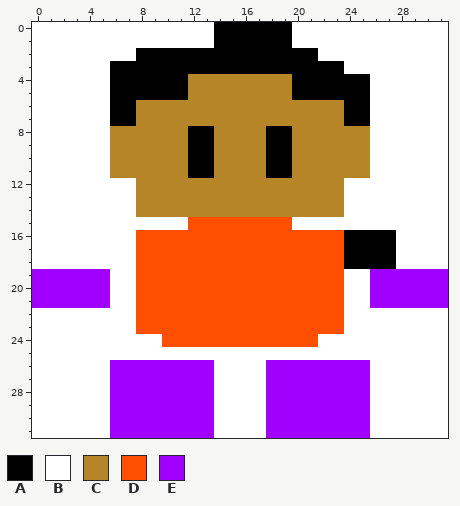
File history of a pixel-art sprite, ComecaDeNovo/img/Sprites personagens/Vini_32x32.png. Above is the file before it was changed.
The file is 32x32 pixels.
Palette (. is transparent): A #000000  B #ffffff  C #b68527  D #ff4f00  E #a100ff
Once edited:
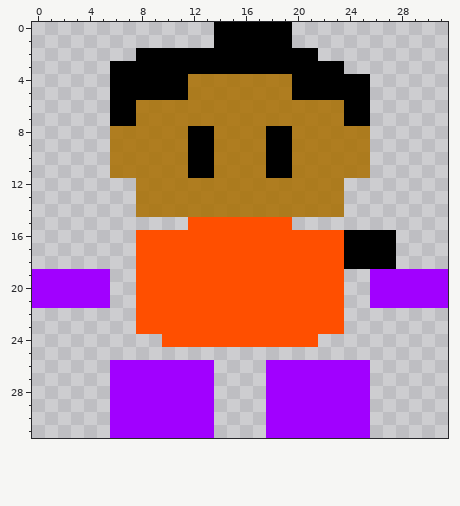
The exact change:
@@ palette @@
-C #b68527
+C #a96f00d8
@@ x 0..31 @@
- 0 BBBBBBBBBBBBBBAAAAAABBBBBBBBBBBB
- 1 BBBBBBBBBBBBBBAAAAAABBBBBBBBBBBB
- 2 BBBBBBBBAAAAAAAAAAAAAABBBBBBBBBB
- 3 BBBBBBAAAAAAAAAAAAAAAAAABBBBBBBB
- 4 BBBBBBAAAAAACCCCCCCCAAAAAABBBBBB
- 5 BBBBBBAAAAAACCCCCCCCAAAAAABBBBBB
- 6 BBBBBBAACCCCCCCCCCCCCCCCAABBBBBB
- 7 BBBBBBAACCCCCCCCCCCCCCCCAABBBBBB
- 8 BBBBBBCCCCCCAACCCCAACCCCCCBBBBBB
- 9 BBBBBBCCCCCCAACCCCAACCCCCCBBBBBB
-10 BBBBBBCCCCCCAACCCCAACCCCCCBBBBBB
-11 BBBBBBCCCCCCAACCCCAACCCCCCBBBBBB
-12 BBBBBBBBCCCCCCCCCCCCCCCCBBBBBBBB
-13 BBBBBBBBCCCCCCCCCCCCCCCCBBBBBBBB
-14 BBBBBBBBCCCCCCCCCCCCCCCCBBBBBBBB
-15 BBBBBBBBBBBBDDDDDDDDBBBBBBBBBBBB
-16 BBBBBBBBDDDDDDDDDDDDDDDDAAAABBBB
-17 BBBBBBBBDDDDDDDDDDDDDDDDAAAABBBB
-18 BBBBBBBBDDDDDDDDDDDDDDDDAAAABBBB
-19 EEEEEEBBDDDDDDDDDDDDDDDDBBEEEEEE
-20 EEEEEEBBDDDDDDDDDDDDDDDDBBEEEEEE
-21 EEEEEEBBDDDDDDDDDDDDDDDDBBEEEEEE
-22 BBBBBBBBDDDDDDDDDDDDDDDDBBBBBBBB
-23 BBBBBBBBDDDDDDDDDDDDDDDDBBBBBBBB
-24 BBBBBBBBBBDDDDDDDDDDDDBBBBBBBBBB
-25 BBBBBBBBBBBBBBBBBBBBBBBBBBBBBBBB
-26 BBBBBBEEEEEEEEBBBBEEEEEEEEBBBBBB
-27 BBBBBBEEEEEEEEBBBBEEEEEEEEBBBBBB
-28 BBBBBBEEEEEEEEBBBBEEEEEEEEBBBBBB
-29 BBBBBBEEEEEEEEBBBBEEEEEEEEBBBBBB
-30 BBBBBBEEEEEEEEBBBBEEEEEEEEBBBBBB
-31 BBBBBBEEEEEEEEBBBBEEEEEEEEBBBBBB
+ 0 ..............AAAAAA............
+ 1 ..............AAAAAA............
+ 2 ........AAAAAAAAAAAAAA..........
+ 3 ......AAAAAAAAAAAAAAAAAA........
+ 4 ......AAAAAACCCCCCCCAAAAAA......
+ 5 ......AAAAAACCCCCCCCAAAAAA......
+ 6 ......AACCCCCCCCCCCCCCCCAA......
+ 7 ......AACCCCCCCCCCCCCCCCAA......
+ 8 ......CCCCCCAACCCCAACCCCCC......
+ 9 ......CCCCCCAACCCCAACCCCCC......
+10 ......CCCCCCAACCCCAACCCCCC......
+11 ......CCCCCCAACCCCAACCCCCC......
+12 ........CCCCCCCCCCCCCCCC........
+13 ........CCCCCCCCCCCCCCCC........
+14 ........CCCCCCCCCCCCCCCC........
+15 ............DDDDDDDD............
+16 ........DDDDDDDDDDDDDDDDAAAA....
+17 ........DDDDDDDDDDDDDDDDAAAA....
+18 ........DDDDDDDDDDDDDDDDAAAA....
+19 EEEEEE..DDDDDDDDDDDDDDDD..EEEEEE
+20 EEEEEE..DDDDDDDDDDDDDDDD..EEEEEE
+21 EEEEEE..DDDDDDDDDDDDDDDD..EEEEEE
+22 ........DDDDDDDDDDDDDDDD........
+23 ........DDDDDDDDDDDDDDDD........
+24 ..........DDDDDDDDDDDD..........
+25 ................................
+26 ......EEEEEEEE....EEEEEEEE......
+27 ......EEEEEEEE....EEEEEEEE......
+28 ......EEEEEEEE....EEEEEEEE......
+29 ......EEEEEEEE....EEEEEEEE......
+30 ......EEEEEEEE....EEEEEEEE......
+31 ......EEEEEEEE....EEEEEEEE......
Pixel boxes of the changes (left, top, right, bottom) in both pictures:
changed: (32, 22, 448, 438)
